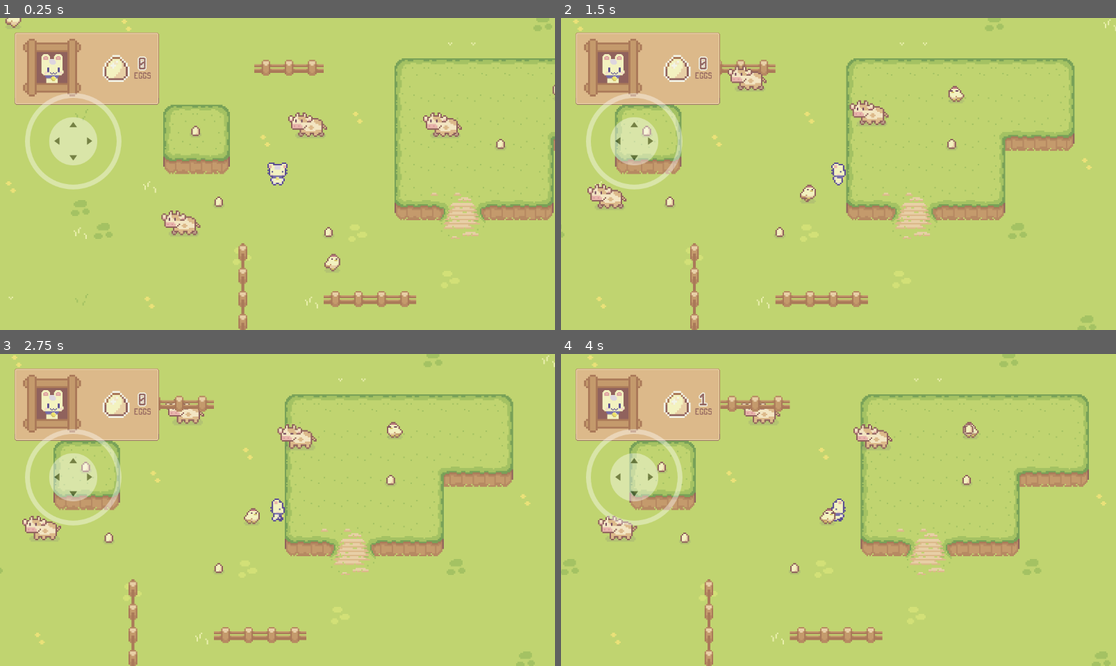
Above: before the commit, frames 1-4 (two rows, left to right).
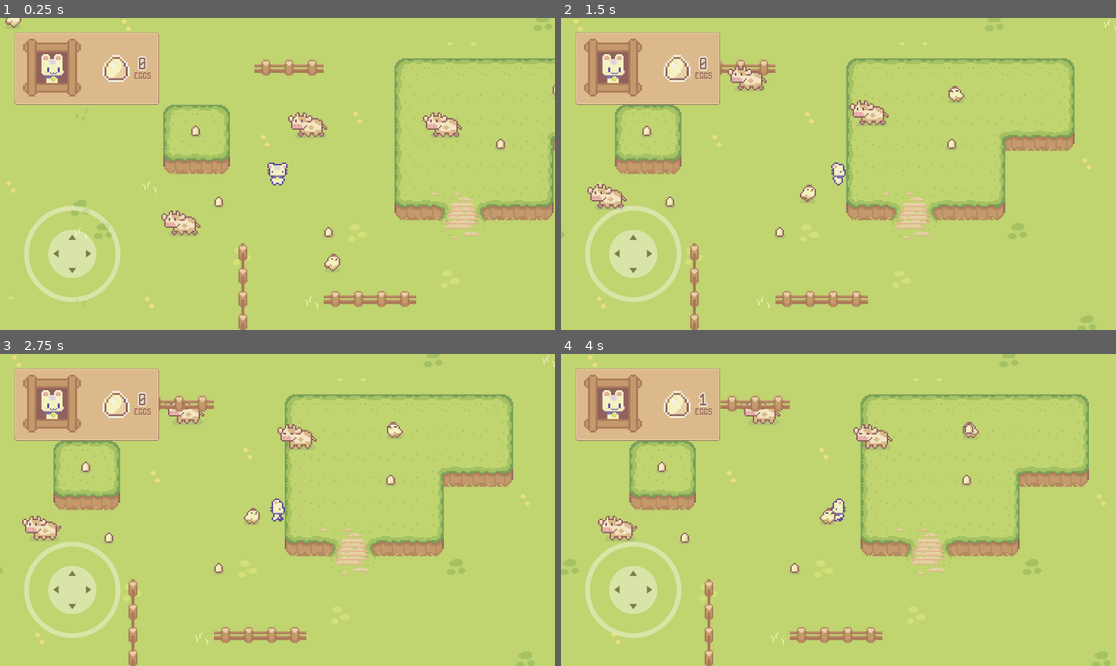
Above: after the commit, the same moments.

Repository: kwhitejr/godot-examples
Game: Godot game, scene res://src/examples/top-down-controller/top-down-controller.tscn
Two runs of this game, one before a commit and one after it. Both use one fixed random seed, a clock stepped at 60 frames per second and the inputs below.
Inputs (mouse positions are in pixels of both pictures, inside the frame that each line leads up to):
- Up to frame 1 (0.25 s): no input
- Up to frame 2 (1.5 s): move the mouse to (960, 158) at 0.52 s; hold D (move_right) 0.53-1.25 s; click (960, 158) at 0.6 s; drag from (727, 189) to (955, 142) at 1.27 s
- Up to frame 3 (2.75 s): move the mouse to (333, 441) at 2.02 s; hold D (move_right) from 2.03 s (still down); click (333, 441) at 2.1 s
- Up to frame 4 (4 s): release D (move_right) at 2.75 s; tap Enter at 2.75 s; drag from (810, 572) to (949, 478) at 2.77 s; tap Space at 3.5 s; move the mouse to (1005, 556) at 3.52 s; hold A (move_left) from 3.53 s (still down); click (1005, 556) at 3.6 s

The runs differ from the first frame. In frame 1, 3.7% of the frame differs, in the area x 4-22%, y 24-92%; in frame 2, 3.7%; in frame 3, 3.7%; in frame 4, 3.7%.

Commit message:
Update touch_controls.tscn

Diff:
--- a/godot/src/ui/touch-controls/touch_controls.tscn
+++ b/godot/src/ui/touch-controls/touch_controls.tscn
@@ -4,19 +4,9 @@
 
 [node name="TouchControls" type="CanvasLayer"]
 
-[node name="HBoxContainer" type="HBoxContainer" parent="."]
-anchors_preset = -1
-anchor_right = 1.0
-anchor_bottom = 1.0
-offset_left = 152.0
-offset_right = 1.0
-offset_bottom = -137.0
-grow_horizontal = 2
-grow_vertical = 2
-
-[node name="Virtual Joystick" parent="HBoxContainer" instance=ExtResource("1_0mk50")]
+[node name="Virtual Joystick" parent="." instance=ExtResource("1_0mk50")]
 modulate = Color(1, 1, 1, 0.392157)
-pressed_color = Color(0.00929732, 0.523018, 0.667236, 1)
+pressed_color = Color(5.77569e-07, 0.52184, 0.64731, 1)
 clampzone_size = 100.0
 joystick_mode = 1
 action_left = "move_left"
